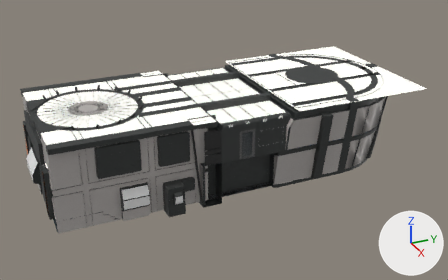
An edit to the FBX model ST3E2-Unity/Assets/Models/Interiors/MonitorShuttlebay/MonitorShuttlebay.fbx, drawn before and after from the same camera.
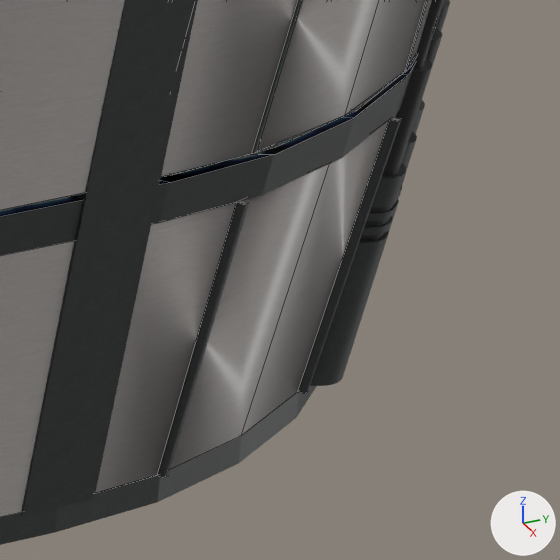
Each version is shown whole from a 50 mm lens placed at (175.1, -108.1, 93.8), pointed at (5.7, -31.8, 9.1), then close up on the part from 75% to 88% of the width and 42% to 63% of the height. Every picture has the same lights, and +X, +Y and +Z are marked at lower right. The close-ups show mesh edges as thin lines. Where no turn or scale is listed for an object, it has been applied to the vertices.
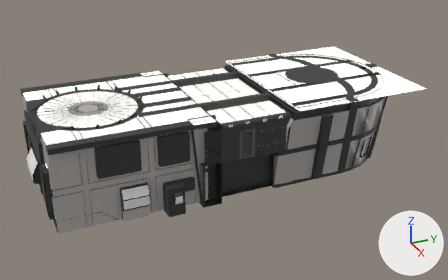
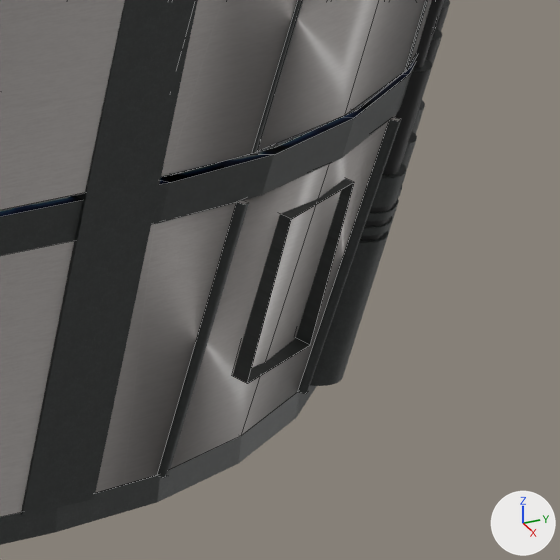
Location of each change, [x1, y1, x2, y2] in pixels of the close-ups (560 x 560 px):
'Cube.041', added (black): after [232, 178, 354, 384]

The change in detail:
Picture 'SBTractorEmitterLight.jpg' (img_sbtractoremitterlight_jpg) is new.
Picture 'WallPanel2.png' (img_wallpanel2_png) is new.
Material 'SBTractorEmitterLight' (mat_sbtractoremitterlight) is new.
Its texture is img_sbtractoremitterlight_jpg.
Material 'SBTractorMetal2' (mat_sbtractormetal2) is new.
Its texture is img_wallpaneltan_png.
Material 'SBTractorBeamPanel' (mat_sbtractorbeampanel) is new.
Its texture is img_wallpanel2_png.
Material 'SBTractorMetal' (mat_sbtractormetal) is new.
Its texture is img_darkmetal_png.
Mesh me_cube_042 is new.
It has 36 vertices, 31 faces and spans x -1.54..1.91, y -2.05..2.35, z -3.96..2.61.
Faces by material slot: [1, 12, 17, 1].
It uses material mat_sbtractorbeampanel (picture img_wallpanel2_png).
It uses material mat_sbtractormetal (picture img_darkmetal_png).
It uses material mat_sbtractormetal2 (picture img_wallpaneltan_png).
It uses material mat_sbtractoremitterlight (picture img_sbtractoremitterlight_jpg).
Object 'Cube.041' (ob_cube_041) is new; it shows me_cube_042.
Its location is (24.81, 10.28, 7.39).
